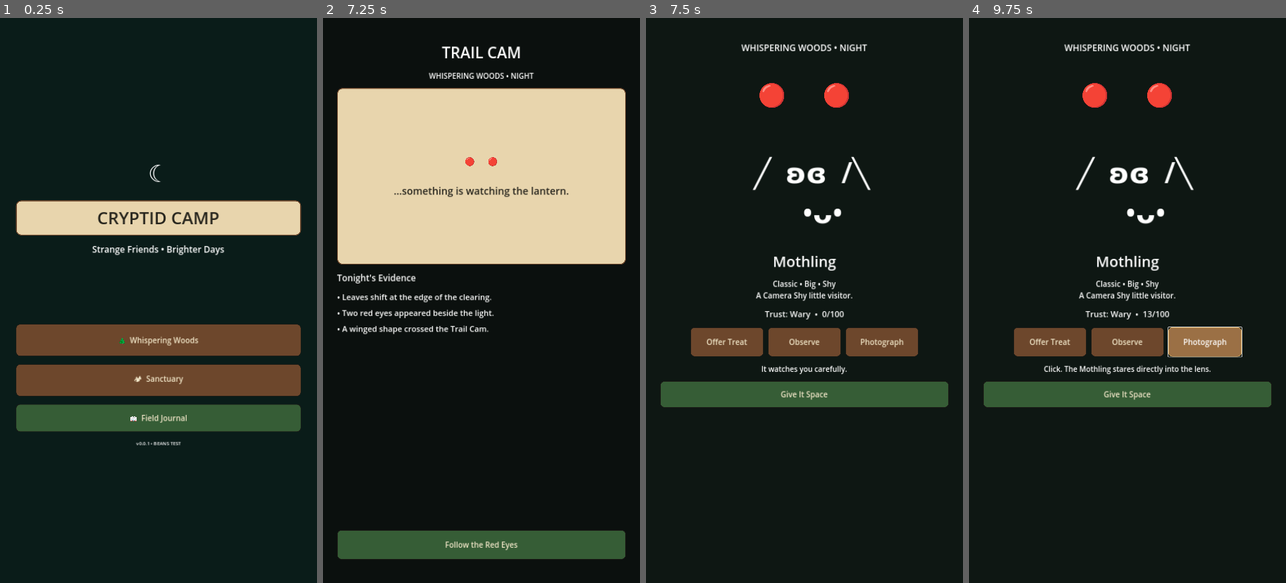
Above: before the commit, frames 1-4 (left to right).
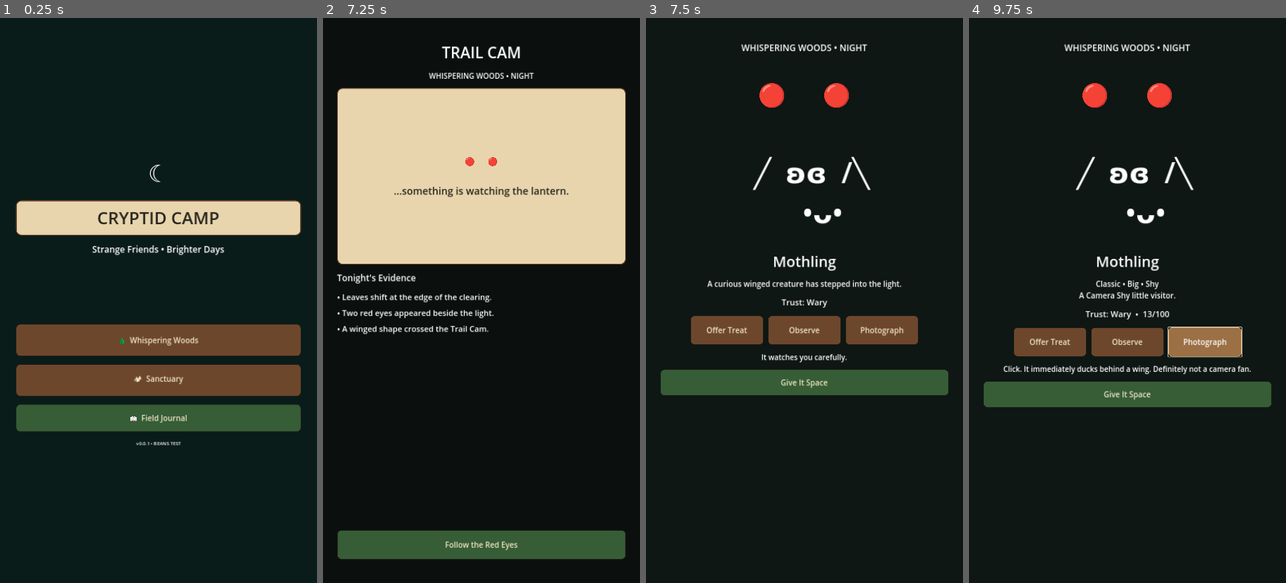
Above: after the commit, the same moments.

Repository: rabine707/cryptid-camp
Game: Godot game, scene res://scenes/main/main.tscn
The game is run twice, just before and just after one commit, with the same random seed, the same clock (stepped at 60 frames per second) and the same inputs.
Inputs:
- Up to frame 1 (0.25 s): no input
- Up to frame 2 (7.25 s): click "🌲 Whispering Woods" at 0.5 s; click "+ Empty" at 1.25 s; click "+ Empty" at 2 s; click "+ Empty" at 2.75 s; click "+ Empty" at 3.5 s; click "+ Empty" at 4.25 s; click "+ Empty" at 5 s; click "🌲 Pine Tree" at 5.75 s; click "Begin Observation" at 6.5 s
- Up to frame 3 (7.5 s): click "Follow the Red Eyes" at 7.25 s
- Up to frame 4 (9.75 s): click "Offer Treat" at 8 s; click "Observe" at 8.75 s; click "Photograph" at 9.5 s

Frames 1-2 are identical in both runs. In frame 3, 8.5% of the frame differs, in the area x 4-96%, y 46-69%; in frame 4, 0.6%.
Error after the commit: Cannot call method 'add_theme_stylebox_override' on a null value. (res://scripts/ui/camp_style.gd:45)

Commit message:
Improve Beans testing and repeat visits

Diff:
--- a/scripts/encounters/mothling_encounter.gd
+++ b/scripts/encounters/mothling_encounter.gd
@@ -7,6 +7,7 @@
 @onready var details: Label = $Margin/VBox/Details
 @onready var trust_label: Label = $Margin/VBox/Trust
 @onready var message: Label = $Margin/VBox/Message
+@onready var dev_button: Button = $Margin/VBox/DevTrust
 
 func _ready() -> void:
 	rng.randomize()
@@ -14,47 +15,81 @@
 	CampStyle.button($Margin/VBox/Actions/Observe, "wood")
 	CampStyle.button($Margin/VBox/Actions/Photo, "wood")
 	CampStyle.button($Margin/VBox/Leave, "green")
+	CampStyle.button(dev_button, "paper")
 	mothling = GameState.ensure_wild_individual("mothling", rng)
 	$Margin/VBox/Actions/Treat.pressed.connect(_treat)
 	$Margin/VBox/Actions/Observe.pressed.connect(_observe)
 	$Margin/VBox/Actions/Photo.pressed.connect(_photo)
 	$Margin/VBox/Leave.pressed.connect(_leave)
+	dev_button.pressed.connect(_dev_add_trust)
 	_render()
+	message.text = _arrival_message()
 
 func _render() -> void:
 	var variant := str(mothling.get("variant", "classic")).capitalize()
 	details.text = "%s • %s • %s\n%s" % [
-		variant,
-		mothling.get("size", "Average"),
-		mothling.get("personality", "Curious"),
+		variant, mothling.get("size", "Average"), mothling.get("personality", "Curious"),
 		"A " + str(mothling.get("quirk", "mysterious")) + " little visitor."
 	]
 	var trust := int(mothling.get("trust", 0))
 	trust_label.text = "Trust: %s  •  %d/100" % [CryptidFactory.trust_stage(trust), trust]
+	$Margin/VBox/Leave.text = "Invite to Sanctuary" if trust >= 80 else "Give It Space"
+
+func _arrival_message() -> String:
+	var trust := int(mothling.get("trust", 0))
+	if trust >= 80:
+		return "It is already waiting near the lantern. When you approach, it stays."
+	if trust >= 60:
+		return "It flutters down before you even settle in. It recognizes you now."
+	if trust >= 40:
+		return "It steps fully into the lantern light and watches your hands instead of the exit."
+	if trust >= 20:
+		return "It peeks out almost immediately. This time, it comes a little closer on its own."
+	return "It watches you carefully from the edge of the light."
 
 func _treat() -> void:
-	_apply_action(8, "It sniffs the treat, then scoots closer. Very slightly.")
+	var trust := int(mothling.get("trust", 0))
+	var text := "It sniffs the treat, then scoots closer. Very slightly."
+	if trust >= 60: text = "It takes the treat from your hand and stays close enough to ask for another."
+	elif trust >= 40: text = "It accepts the treat without retreating to the trees."
+	elif trust >= 20: text = "It creeps forward, grabs the treat, and only backs up one tiny step."
+	_apply_action(8, text)
 
 func _observe() -> void:
-	_apply_action(5, "You stay quiet. It seems relieved you aren't chasing it.")
+	var trust := int(mothling.get("trust", 0))
+	var text := "You stay quiet. It seems relieved you aren't chasing it."
+	if trust >= 60: text = "It settles beside you. Apparently you're part of the scenery now."
+	elif trust >= 40: text = "It mirrors your head tilt, then gives a tiny excited wing flutter."
+	elif trust >= 20: text = "It stops hiding its whole body behind the tree."
+	_apply_action(5, text)
 
 func _photo() -> void:
 	var amount := 2
+	var text := "Click. The Mothling stares directly into the lens."
 	if mothling.get("quirk") == "Camera Shy":
 		amount = 0
-	_apply_action(amount, "Click. The Mothling stares directly into the lens.")
+		text = "Click. It immediately ducks behind a wing. Definitely not a camera fan."
+	elif int(mothling.get("trust", 0)) >= 40:
+		text = "Click. It holds still this time. Almost like it knows what you're doing."
+	_apply_action(amount, text)
 
 func _apply_action(amount: int, text: String) -> void:
 	if action_count >= 3:
 		message.text = "It has had enough excitement for one visit. Better not push it."
 		return
 	action_count += 1
+	var old_stage := CryptidFactory.trust_stage(int(mothling.get("trust", 0)))
 	mothling = GameState.change_trust(str(mothling.get("id")), amount)
+	var new_stage := CryptidFactory.trust_stage(int(mothling.get("trust", 0)))
 	message.text = text
+	if new_stage != old_stage:
+		message.text += "\n\n♡ Trust grew: %s" % new_stage
 	_render()
-	if int(mothling.get("trust", 0)) >= 80:
-		message.text += "\n\nIt doesn't retreat when you step closer anymore."
-		$Margin/VBox/Leave.text = "Invite to Sanctuary"
+
+func _dev_add_trust() -> void:
+	mothling = GameState.change_trust(str(mothling.get("id")), 20)
+	message.text = "DEV TEST: +20 trust. Current behavior stage: %s." % CryptidFactory.trust_stage(int(mothling.get("trust", 0)))
+	_render()
 
 func _leave() -> void:
 	if int(mothling.get("trust", 0)) >= 80:
